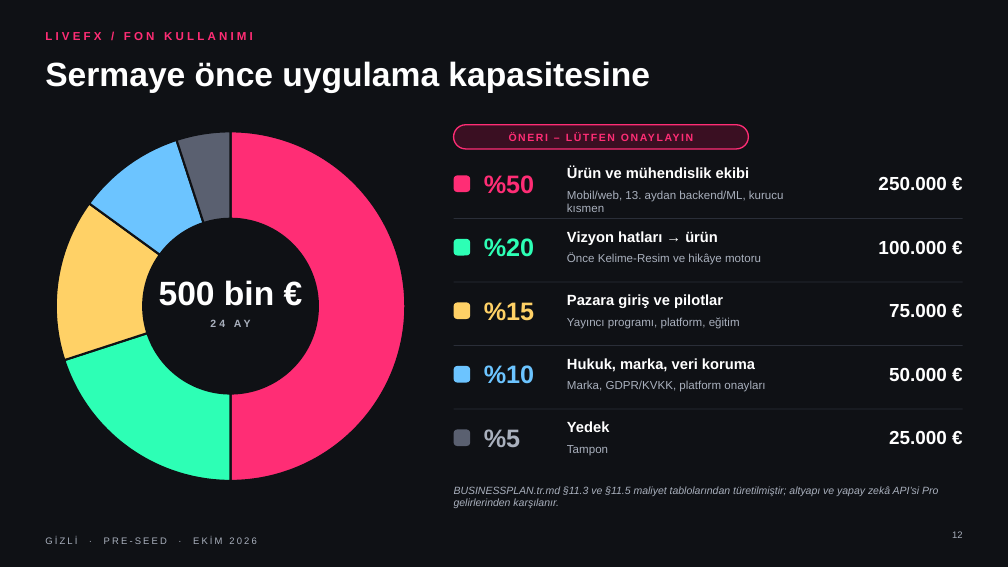
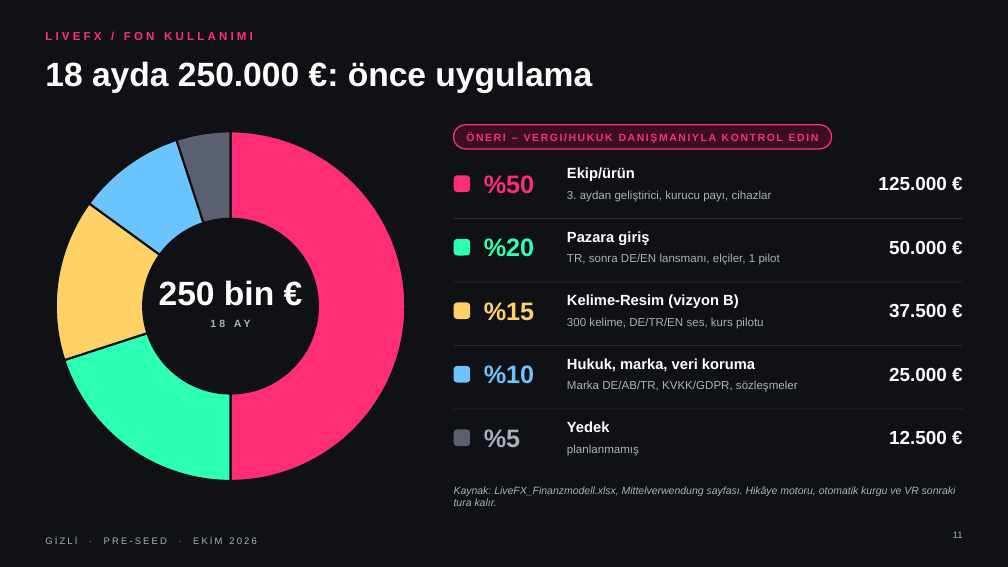
Before and after one commit to fatmaku/Notion, a slide deck: slide 11 of investor/LiveFX_Investor_Deck_TR.pptx (slide 12 before the commit). Drawn at 1008x567 pixels with LibreOffice and Linux fonts; fonts in the diff are those of the drawing. Boxes give left, top, right and bottom in pixels: in the first picture for what was removed or moved away, otherwise in the second. Text is boxed around its words. In the diff, an @@ line names an element or a change of style, - is before the commit and + after.

```diff
--- a/investor/LiveFX_Investor_Deck_TR.pptx
+++ b/investor/LiveFX_Investor_Deck_TR.pptx
@@ title at box(45, 61, 592, 93): text changed @@
-Sermaye önce uygulama kapasitesine
+18 ayda 250.000 €: önce uygulama
@@ doughnut chart at box(45, 121, 416, 492) @@
-categories: Ürün ve mühendislik ekibi, Vizyon hatları → ürün, Pazara giriş ve pilotlar, Hukuk, marka, veri koruma, Yedek
+categories: Ekip/ürün, Pazara giriş, Kelime-Resim (vizyon B), Hukuk, marka, veri koruma, Yedek
@@ rounded rectangle "ÖNERI – VERGI/HUKUK DANIŞMANIYLA KONTROL ...": place and size @@
-rounded rectangle "ÖNERI – VERGI/HUKUK DANIŞMANIYLA KONTROL ..." at box(454, 125, 749, 149)
+rounded rectangle "ÖNERI – VERGI/HUKUK DANIŞMANIYLA KONTROL ..." at box(454, 125, 832, 149)
@@ text in rounded rectangle at box(466, 133, 819, 143): text changed @@
-ÖNERI – LÜTFEN ONAYLAYIN
+ÖNERI – VERGI/HUKUK DANIŞMANIYLA KONTROL EDIN
@@ text at box(567, 167, 635, 181): text changed @@
-Ürün ve mühendislik ekibi
+Ekip/ürün
@@ text at box(878, 176, 946, 190): text changed @@
-250.000 €
+125.000 €
@@ text at box(567, 190, 772, 202): text changed @@
-Mobil/web, 13. aydan backend/ML, kurucu kısmen
+3. aydan geliştirici, kurucu payı, cihazlar
@@ text at box(567, 231, 649, 245): text changed @@
-Vizyon hatları → ürün
+Pazara giriş
@@ text at box(567, 253, 780, 265): text changed @@
-Önce Kelime-Resim ve hikâye motoru
+TR, sonra DE/EN lansmanı, elçiler, 1 pilot
@@ text at box(889, 240, 947, 254): text changed @@
-100.000 €
+50.000 €
@@ text at box(159, 280, 274, 306): text changed @@
-500 bin €
+250 bin €
@@ text at box(567, 294, 739, 308): text changed @@
-Pazara giriş ve pilotlar
+Kelime-Resim (vizyon B)
@@ text at box(567, 317, 764, 329): text changed @@
-Yayıncı programı, platform, eğitim
+300 kelime, DE/TR/EN ses, kurs pilotu
@@ text at box(889, 303, 947, 318): text changed @@
-75.000 €
+37.500 €
@@ text at box(567, 380, 798, 392): text changed @@
-Marka, GDPR/KVKK, platform onayları
+Marka DE/AB/TR, KVKK/GDPR, sözleşmeler
@@ text at box(889, 367, 947, 381): text changed @@
-50.000 €
+25.000 €
@@ text at box(567, 444, 639, 456): text changed @@
-Tampon
+planlanmamış
@@ text at box(889, 430, 947, 444): text changed @@
-25.000 €
+12.500 €
@@ text at box(454, 486, 956, 506): text changed @@
-BUSINESSPLAN.tr.md §11.3 ve §11.5 maliyet tablolarından türetilmiştir; altyapı ve yapay zekâ API’si Pro gelirlerinden karşılanır.
+Kaynak: LiveFX_Finanzmodell.xlsx, Mittelverwendung sayfası. Hikâye motoru, otomatik kurgu ve VR sonraki tura kalır.
@@ page number at box(953, 531, 963, 538): text changed @@
-12
+11
```
Also in this commit, not shown: 8 other slides changed, 2 slides added, 1 slide removed, 36 other files.
